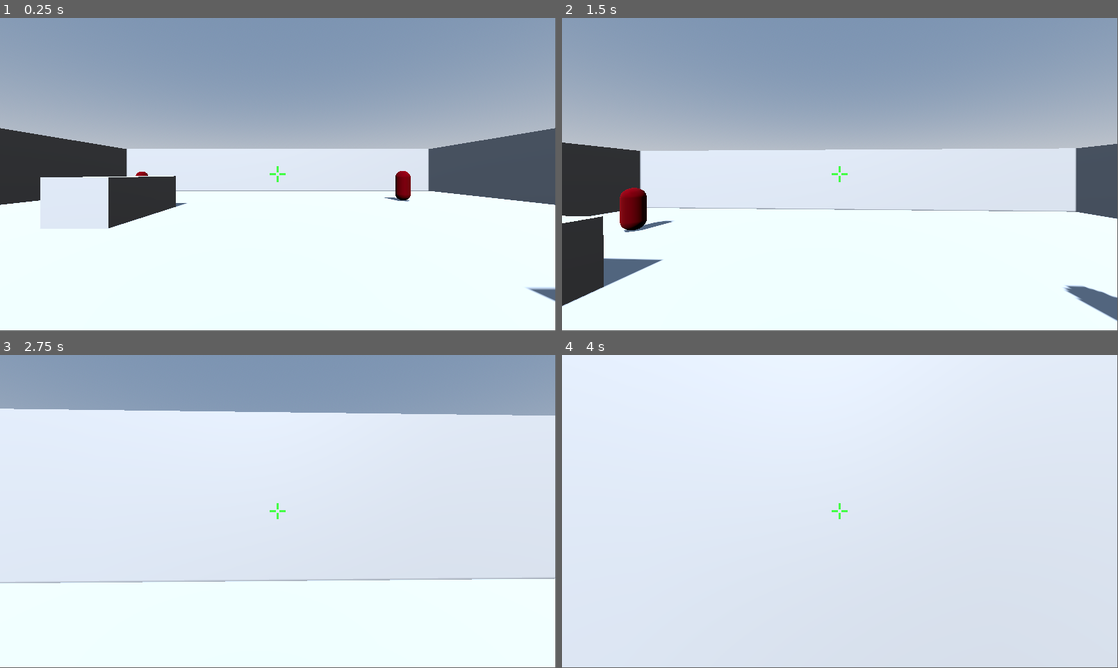
Above: before the commit, frames 1-4 (two rows, left to right).
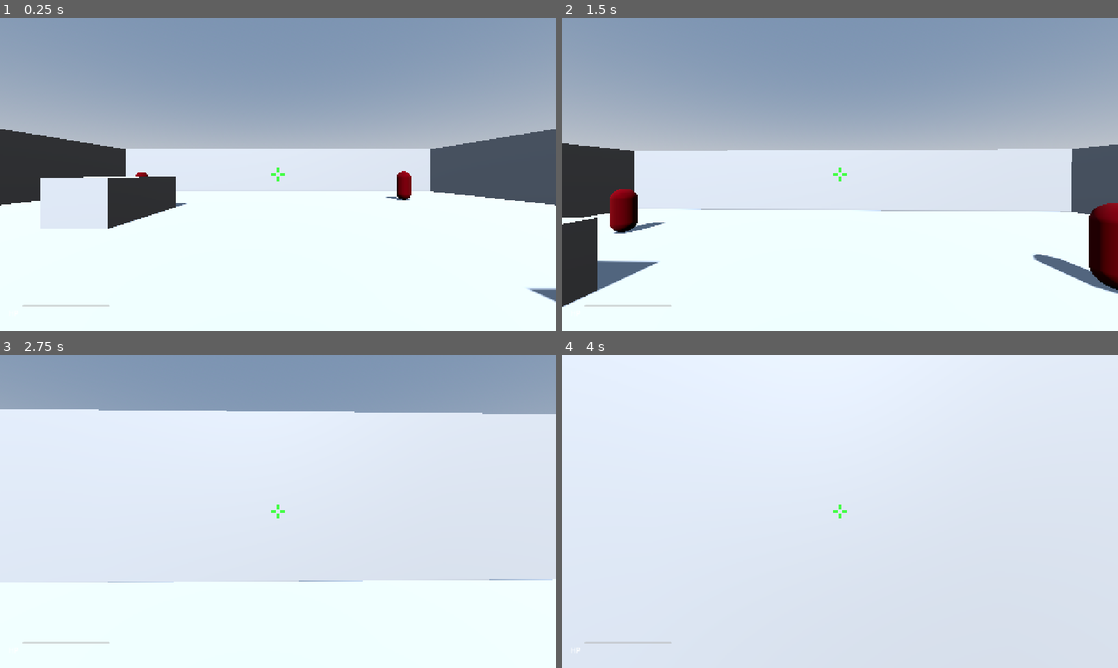
Above: after the commit, the same moments.

Repository: yarlson/hollows
Game: Godot game, scene res://scenes/levels/arena.tscn
Two runs of this game, one before a commit and one after it. Both use one fixed random seed, a clock stepped at 60 frames per second and the inputs below.
Inputs (mouse positions are in pixels of both pictures, inside the frame that each line leads up to):
- Up to frame 1 (0.25 s): no input
- Up to frame 2 (1.5 s): move the mouse to (867, 171) at 0.52 s; press the mouse at (867, 171) at 0.53 s; hold W (move_forward) from 0.53 s (still down); tap Space (jump) at 0.77 s; move the mouse to (812, 174) at 1.27 s; release the mouse at (812, 174) at 1.28 s; click (812, 174) at 1.35 s
- Up to frame 3 (2.75 s): keep holding W (move_forward); tap Space (jump) at 1.52 s; move the mouse to (289, 505) at 2.02 s; press the mouse at (289, 505) at 2.03 s
- Up to frame 4 (4 s): keep holding W (move_forward); move the mouse to (834, 514) at 2.77 s; release the mouse at (834, 514) at 2.78 s; click (834, 514) at 2.85 s; tap Space (jump) at 3.02, 3.77 s; tap Enter at 3.5 s; move the mouse to (878, 514) at 3.52 s; press the mouse at (878, 514) at 3.53 s
In our replay, the window is 799x449 before the commit and 800x450 after it. These sizes can differ from the game's own. Grey fills any space a smaller window leaves; there, only what the larger window draws over its background counts as a difference.

The runs differ from the first frame. In frame 1, 0.7% of the frame differs, in the area x 0-100%, y 0-93%; in frame 2, 4.7%, in the area x 0-100%, y 0-97%; in frame 3, 1.0%; in frame 4, less than 0.1%.

Commit message:
Replace NavigationAgent3D enemy AI with direct-chase distance-based system and add HUD with health bar and game-over UI

Diff:
--- a/project.godot
+++ b/project.godot
@@ -13,6 +13,13 @@
 config/name="FPS Prototype"
 run/main_scene="res://scenes/levels/arena.tscn"
 config/features=PackedStringArray("4.6", "Forward Plus")
+
+[display]
+
+window/size/viewport_width=1280
+window/size/viewport_height=720
+window/stretch/mode="canvas_items"
+window/stretch/aspect="expand"
 
 [input]
 
--- a/scenes/enemies/enemy.gd
+++ b/scenes/enemies/enemy.gd
@@ -7,26 +7,20 @@
 const CHASE_SPEED: float = 4.0
 const ATTACK_DAMAGE: int = 10
 const ATTACK_COOLDOWN: float = 1.0
+const DETECTION_RANGE: float = 15.0
+const ATTACK_RANGE: float = 2.0
 
 var _health: int = 30
 var _state: State = State.IDLE
 var _target: Node3D = null
-var _is_attacking: bool = false
 var _gravity: float = ProjectSettings.get_setting("physics/3d/default_gravity")
 
-@onready var _nav_agent: NavigationAgent3D = $NavigationAgent3D
 @onready var _mesh: MeshInstance3D = $MeshInstance3D
-@onready var _detection_area: Area3D = $DetectionArea
-@onready var _attack_area: Area3D = $AttackArea
-@onready var _nav_timer: Timer = $NavUpdateTimer
+@onready var _attack_timer: Timer = $AttackTimer
 
 
 func _ready() -> void:
-	_detection_area.body_entered.connect(_on_detection_body_entered)
-	_detection_area.body_exited.connect(_on_detection_body_exited)
-	_attack_area.body_entered.connect(_on_attack_body_entered)
-	_attack_area.body_exited.connect(_on_attack_body_exited)
-	_nav_timer.timeout.connect(_on_nav_timer_timeout)
+	_attack_timer.timeout.connect(_on_attack_timer_timeout)
 	_mesh.set_surface_override_material(0, _mesh.get_surface_override_material(0).duplicate())
 
 
@@ -36,6 +30,8 @@
 
 	if not is_on_floor():
 		velocity.y -= _gravity * delta
+
+	_update_target_state()
 
 	match _state:
 		State.IDLE:
@@ -59,35 +55,88 @@
 		_die()
 
 
+func _target_is_alive() -> bool:
+	return is_instance_valid(_target) and _target.collision_layer != 0
+
+
+func _find_player() -> Node3D:
+	for node in get_tree().get_nodes_in_group(&"player"):
+		if node.collision_layer != 0:
+			return node
+	return null
+
+
+func _update_target_state() -> void:
+	# Find player if we don't have a target
+	if not _target_is_alive():
+		if _state != State.IDLE:
+			_attack_timer.stop()
+			_state = State.IDLE
+		_target = _find_player()
+		if _target == null:
+			return
+
+	var dist := _flat_distance_to(_target)
+
+	match _state:
+		State.IDLE:
+			if dist < DETECTION_RANGE:
+				_state = State.CHASE
+		State.CHASE:
+			if dist < ATTACK_RANGE:
+				_state = State.ATTACK
+				_do_attack()
+				_attack_timer.start(ATTACK_COOLDOWN)
+			elif dist > DETECTION_RANGE:
+				_target = null
+				_state = State.IDLE
+		State.ATTACK:
+			if dist > ATTACK_RANGE * 1.5:
+				_attack_timer.stop()
+				_state = State.CHASE
+
+
 func _chase() -> void:
-	if not is_instance_valid(_target):
+	var direction := _flat_direction_to(_target)
+	if direction.length_squared() > 0.01:
+		velocity.x = direction.x * CHASE_SPEED
+		velocity.z = direction.z * CHASE_SPEED
+		look_at(
+			Vector3(_target.global_position.x, global_position.y, _target.global_position.z),
+			Vector3.UP,
+		)
+
+
+func _flat_distance_to(target: Node3D) -> float:
+	var a := Vector2(global_position.x, global_position.z)
+	var b := Vector2(target.global_position.x, target.global_position.z)
+	return a.distance_to(b)
+
+
+func _flat_direction_to(target: Node3D) -> Vector3:
+	return (
+		Vector3(
+			target.global_position.x - global_position.x,
+			0.0,
+			target.global_position.z - global_position.z,
+		)
+		. normalized()
+	)
+
+
+func _do_attack() -> void:
+	if not _target_is_alive():
+		_attack_timer.stop()
+		_target = null
 		_state = State.IDLE
 		return
-	if _nav_agent.is_navigation_finished():
-		return
-	var next_pos := _nav_agent.get_next_path_position()
-	var direction := (next_pos - global_position).normalized()
-	velocity.x = direction.x * CHASE_SPEED
-	velocity.z = direction.z * CHASE_SPEED
-	var look_target := Vector3(
-		_target.global_position.x, global_position.y, _target.global_position.z
-	)
-	if global_position.distance_squared_to(look_target) > 0.01:
-		look_at(look_target, Vector3.UP)
+	if _target.has_method(&"take_damage"):
+		_target.take_damage(ATTACK_DAMAGE)
 
 
-func _attack_loop() -> void:
-	if _is_attacking:
-		return
-	_is_attacking = true
-	while _state == State.ATTACK and is_instance_valid(self):
-		if not is_instance_valid(_target) or _target.collision_layer == 0:
-			_state = State.IDLE
-			break
-		if _target.has_method(&"take_damage"):
-			_target.take_damage(ATTACK_DAMAGE)
-		await get_tree().create_timer(ATTACK_COOLDOWN).timeout
-	_is_attacking = false
+func _on_attack_timer_timeout() -> void:
+	if _state == State.ATTACK:
+		_do_attack()
 
 
 func _flash_hit() -> void:
@@ -100,37 +149,6 @@
 
 func _die() -> void:
 	_state = State.DEAD
+	_attack_timer.stop()
 	died.emit()
 	queue_free()
-
-
-func _on_detection_body_entered(body: Node3D) -> void:
-	if _state == State.IDLE:
-		_target = body
-		_state = State.CHASE
-		_nav_agent.target_position = _target.global_position
-
-
-func _on_detection_body_exited(body: Node3D) -> void:
-	if body == _target and _state in [State.CHASE, State.ATTACK]:
-		_target = null
-		_state = State.IDLE
-
-
-func _on_attack_body_entered(body: Node3D) -> void:
-	if body == _target and _state == State.CHASE:
-		_state = State.ATTACK
-		_attack_loop()
-
-
-func _on_attack_body_exited(body: Node3D) -> void:
-	if body == _target and _state == State.ATTACK:
-		if is_instance_valid(_target):
-			_state = State.CHASE
-		else:
-			_state = State.IDLE
-
-
-func _on_nav_timer_timeout() -> void:
-	if _state == State.CHASE and is_instance_valid(_target):
-		_nav_agent.target_position = _target.global_position
--- a/scenes/enemies/enemy.tscn
+++ b/scenes/enemies/enemy.tscn
@@ -13,13 +13,7 @@
 [sub_resource type="StandardMaterial3D" id="StandardMaterial3D_1"]
 albedo_color = Color(0.4, 0.0, 0.0, 1)
 
-[sub_resource type="SphereShape3D" id="SphereShape3D_detect"]
-radius = 15.0
-
-[sub_resource type="SphereShape3D" id="SphereShape3D_attack"]
-radius = 2.0
-
-[node name="Enemy" type="CharacterBody3D" groups=["enemies"]]
+[node name="Enemy" type="CharacterBody3D"]
 collision_layer = 4
 collision_mask = 7
 script = ExtResource("1_script")
@@ -33,24 +27,5 @@
 mesh = SubResource("CapsuleMesh_1")
 surface_material_override/0 = SubResource("StandardMaterial3D_1")
 
-[node name="NavigationAgent3D" type="NavigationAgent3D" parent="."]
-path_desired_distance = 0.5
-target_desired_distance = 1.5
-
-[node name="DetectionArea" type="Area3D" parent="."]
-collision_layer = 0
-collision_mask = 2
-
-[node name="CollisionShape3D" type="CollisionShape3D" parent="DetectionArea"]
-shape = SubResource("SphereShape3D_detect")
-
-[node name="AttackArea" type="Area3D" parent="."]
-collision_layer = 0
-collision_mask = 2
-
-[node name="CollisionShape3D" type="CollisionShape3D" parent="AttackArea"]
-shape = SubResource("SphereShape3D_attack")
-
-[node name="NavUpdateTimer" type="Timer" parent="."]
-wait_time = 0.25
-autostart = true
+[node name="AttackTimer" type="Timer" parent="."]
+wait_time = 1.0
--- a/scenes/levels/arena.gd
+++ b/scenes/levels/arena.gd
@@ -1,10 +1,15 @@
 extends Node3D
 
-@onready var _nav_region: NavigationRegion3D = $NavigationRegion3D
+@onready var _player: CharacterBody3D = $Player
+@onready var _hud: CanvasLayer = $HUD
 
 
 func _ready() -> void:
-	# CSG shapes need several frames to generate mesh/collision data
-	for i in 3:
-		await get_tree().physics_frame
-	_nav_region.bake_navigation_mesh()
+	_player.health_changed.connect(_hud.update_health)
+	_player.died.connect(_hud.show_game_over)
+	_hud.restart_requested.connect(_on_restart)
+	_player.add_to_group(&"player")
+
+
+func _on_restart() -> void:
+	get_tree().change_scene_to_file.call_deferred("res://scenes/levels/arena.tscn")
--- a/scenes/levels/arena.tscn
+++ b/scenes/levels/arena.tscn
@@ -1,8 +1,9 @@
-[gd_scene load_steps=8 format=3]
+[gd_scene load_steps=7 format=3]
 
 [ext_resource type="Script" path="res://scenes/levels/arena.gd" id="0_script"]
 [ext_resource type="PackedScene" path="res://scenes/player/player.tscn" id="1_player"]
 [ext_resource type="PackedScene" path="res://scenes/enemies/enemy.tscn" id="2_enemy"]
+[ext_resource type="PackedScene" path="res://scenes/ui/hud.tscn" id="3_hud"]
 
 [sub_resource type="ProceduralSkyMaterial" id="ProceduralSkyMaterial_1"]
 
@@ -16,10 +17,6 @@
 ambient_light_energy = 0.5
 tonemap_mode = 3
 
-[sub_resource type="NavigationMesh" id="NavigationMesh_1"]
-geometry_parsed_geometry_type = 2
-geometry_source_geometry_mode = 0
-
 [node name="Arena" type="Node3D"]
 script = ExtResource("0_script")
 
@@ -30,59 +27,56 @@
 [node name="WorldEnvironment" type="WorldEnvironment" parent="."]
 environment = SubResource("Environment_1")
 
-[node name="NavigationRegion3D" type="NavigationRegion3D" parent="."]
-navigation_mesh = SubResource("NavigationMesh_1")
-
-[node name="Floor" type="CSGBox3D" parent="NavigationRegion3D"]
+[node name="Floor" type="CSGBox3D" parent="."]
 transform = Transform3D(1, 0, 0, 0, 1, 0, 0, 0, 1, 0, -0.5, 0)
 use_collision = true
 collision_layer = 1
 collision_mask = 0
 size = Vector3(30, 1, 30)
 
-[node name="WallNorth" type="CSGBox3D" parent="NavigationRegion3D"]
+[node name="WallNorth" type="CSGBox3D" parent="."]
 transform = Transform3D(1, 0, 0, 0, 1, 0, 0, 0, 1, 0, 2, -15)
 use_collision = true
 collision_layer = 1
 collision_mask = 0
 size = Vector3(30, 4, 1)
 
-[node name="WallSouth" type="CSGBox3D" parent="NavigationRegion3D"]
+[node name="WallSouth" type="CSGBox3D" parent="."]
 transform = Transform3D(1, 0, 0, 0, 1, 0, 0, 0, 1, 0, 2, 15)
 use_collision = true
 collision_layer = 1
 collision_mask = 0
 size = Vector3(30, 4, 1)
 
-[node name="WallEast" type="CSGBox3D" parent="NavigationRegion3D"]
+[node name="WallEast" type="CSGBox3D" parent="."]
 transform = Transform3D(1, 0, 0, 0, 1, 0, 0, 0, 1, 15, 2, 0)
 use_collision = true
 collision_layer = 1
 collision_mask = 0
 size = Vector3(1, 4, 30)
 
-[node name="WallWest" type="CSGBox3D" parent="NavigationRegion3D"]
+[node name="WallWest" type="CSGBox3D" parent="."]
 transform = Transform3D(1, 0, 0, 0, 1, 0, 0, 0, 1, -15, 2, 0)
 use_collision = true
 collision_layer = 1
 collision_mask = 0
 size = Vector3(1, 4, 30)
 
-[node name="Obstacle1" type="CSGBox3D" parent="NavigationRegion3D"]
+[node name="Obstacle1" type="CSGBox3D" parent="."]
 transform = Transform3D(1, 0, 0, 0, 1, 0, 0, 0, 1, 5, 0.75, 5)
 use_collision = true
 collision_layer = 1
 collision_mask = 0
 size = Vector3(3, 1.5, 3)
 
-[node name="Obstacle2" type="CSGBox3D" parent="NavigationRegion3D"]
+[node name="Obstacle2" type="CSGBox3D" parent="."]
 transform = Transform3D(1, 0, 0, 0, 1, 0, 0, 0, 1, -6, 0.75, -3)
 use_collision = true
 collision_layer = 1
 collision_mask = 0
 size = Vector3(2, 1.5, 4)
 
-[node name="Obstacle3" type="CSGBox3D" parent="NavigationRegion3D"]
+[node name="Obstacle3" type="CSGBox3D" parent="."]
 transform = Transform3D(1, 0, 0, 0, 1, 0, 0, 0, 1, -3, 0.75, 8)
 use_collision = true
 collision_layer = 1
@@ -100,3 +94,5 @@
 
 [node name="Enemy3" parent="." instance=ExtResource("2_enemy")]
 transform = Transform3D(1, 0, 0, 0, 1, 0, 0, 0, 1, 8, 0, -8)
+
+[node name="HUD" parent="." instance=ExtResource("3_hud")]
--- a/scenes/player/player.gd
+++ b/scenes/player/player.gd
@@ -18,13 +18,13 @@
 var _mouse_captured: bool = true
 
 @onready var _head: Node3D = $Head
-@onready var _camera: Camera3D = $Head/Camera3D
 @onready var _raycast: RayCast3D = $Head/Camera3D/RayCast3D
 
 
 func _ready() -> void:
 	Input.mouse_mode = Input.MOUSE_MODE_CAPTURED
 	_raycast.enabled = true
+	health_changed.emit(_health, _max_health)
 
 
 func _notification(what: int) -> void:
--- a/scenes/player/player.tscn
+++ b/scenes/player/player.tscn
@@ -24,43 +24,3 @@
 enabled = false
 target_position = Vector3(0, 0, -50)
 collision_mask = 5
-
-[node name="Crosshair" type="Control" parent="."]
-anchors_preset = 8
-anchor_left = 0.5
-anchor_top = 0.5
-anchor_right = 0.5
-anchor_bottom = 0.5
-offset_left = -16.0
-offset_top = -16.0
-offset_right = 16.0
-offset_bottom = 16.0
-grow_horizontal = 2
-grow_vertical = 2
-mouse_filter = 2
-
-[node name="Top" type="ColorRect" parent="Crosshair"]
-offset_left = 14.0
-offset_right = 18.0
-offset_bottom = 12.0
-color = Color(0.2, 1, 0.2, 0.9)
-
-[node name="Bottom" type="ColorRect" parent="Crosshair"]
-offset_left = 14.0
-offset_top = 20.0
-offset_right = 18.0
-offset_bottom = 32.0
-color = Color(0.2, 1, 0.2, 0.9)
-
-[node name="Left" type="ColorRect" parent="Crosshair"]
-offset_top = 14.0
-offset_right = 12.0
-offset_bottom = 18.0
-color = Color(0.2, 1, 0.2, 0.9)
-
-[node name="Right" type="ColorRect" parent="Crosshair"]
-offset_left = 20.0
-offset_top = 14.0
-offset_right = 32.0
-offset_bottom = 18.0
-color = Color(0.2, 1, 0.2, 0.9)
--- /dev/null
+++ b/scenes/ui/hud.gd
@@ -0,0 +1,25 @@
+extends CanvasLayer
+
+signal restart_requested
+
+@onready var _health_bar: ProgressBar = $HealthContainer/HBox/HealthBar
+@onready var _game_over_panel: PanelContainer = $GameOverPanel
+@onready var _restart_button: Button = $GameOverPanel/VBox/RestartButton
+
+
+func _ready() -> void:
+	_restart_button.pressed.connect(_on_restart_pressed)
+	_game_over_panel.visible = false
+
+
+func update_health(new_health: int, max_health: int) -> void:
+	_health_bar.max_value = max_health
+	_health_bar.value = new_health
+
+
+func show_game_over() -> void:
+	_game_over_panel.visible = true
+
+
+func _on_restart_pressed() -> void:
+	restart_requested.emit()
--- /dev/null
+++ b/scenes/ui/hud.tscn
@@ -0,0 +1,100 @@
+[gd_scene load_steps=2 format=3]
+
+[ext_resource type="Script" path="res://scenes/ui/hud.gd" id="1_script"]
+
+[node name="HUD" type="CanvasLayer"]
+script = ExtResource("1_script")
+
+[node name="Crosshair" type="Control" parent="."]
+anchors_preset = 8
+anchor_left = 0.5
+anchor_top = 0.5
+anchor_right = 0.5
+anchor_bottom = 0.5
+offset_left = -16.0
+offset_top = -16.0
+offset_right = 16.0
+offset_bottom = 16.0
+grow_horizontal = 2
+grow_vertical = 2
+mouse_filter = 2
+
+[node name="Top" type="ColorRect" parent="Crosshair"]
+offset_left = 14.0
+offset_right = 18.0
+offset_bottom = 12.0
+color = Color(0.2, 1, 0.2, 0.9)
+
+[node name="Bottom" type="ColorRect" parent="Crosshair"]
+offset_left = 14.0
+offset_top = 20.0
+offset_right = 18.0
+offset_bottom = 32.0
+color = Color(0.2, 1, 0.2, 0.9)
+
+[node name="Left" type="ColorRect" parent="Crosshair"]
+offset_top = 14.0
+offset_right = 12.0
+offset_bottom = 18.0
+color = Color(0.2, 1, 0.2, 0.9)
+
+[node name="Right" type="ColorRect" parent="Crosshair"]
+offset_left = 20.0
+offset_top = 14.0
+offset_right = 32.0
+offset_bottom = 18.0
+color = Color(0.2, 1, 0.2, 0.9)
+
+[node name="HealthContainer" type="MarginContainer" parent="."]
+anchors_preset = 12
+anchor_top = 1.0
+anchor_right = 1.0
+anchor_bottom = 1.0
+offset_top = -60.0
+grow_horizontal = 2
+grow_vertical = 0
+mouse_filter = 2
+theme_override_constants/margin_left = 20
+theme_override_constants/margin_bottom = 20
+
+[node name="HBox" type="HBoxContainer" parent="HealthContainer"]
+layout_mode = 2
+theme_override_constants/separation = 10
+
+[node name="Label" type="Label" parent="HealthContainer/HBox"]
+layout_mode = 2
+text = "HP"
+
+[node name="HealthBar" type="ProgressBar" parent="HealthContainer/HBox"]
+layout_mode = 2
+custom_minimum_size = Vector2(200, 0)
+max_value = 100.0
+value = 100.0
+show_percentage = false
+
+[node name="GameOverPanel" type="PanelContainer" parent="."]
+visible = false
+anchors_preset = 8
+anchor_left = 0.5
+anchor_top = 0.5
+anchor_right = 0.5
+anchor_bottom = 0.5
+offset_left = -120.0
+offset_top = -60.0
+offset_right = 120.0
+offset_bottom = 60.0
+grow_horizontal = 2
+grow_vertical = 2
+
+[node name="VBox" type="VBoxContainer" parent="GameOverPanel"]
+layout_mode = 2
+alignment = 1
+
+[node name="GameOverLabel" type="Label" parent="GameOverPanel/VBox"]
+layout_mode = 2
+text = "GAME OVER"
+horizontal_alignment = 1
+
+[node name="RestartButton" type="Button" parent="GameOverPanel/VBox"]
+layout_mode = 2
+text = "Restart"
Not shown: 1 places in scenes/enemies/enemy.tscn that only renumber resources
Not shown, changed: docs/context/practices.md
Not shown, changed: docs/context/summary.md
Not shown, changed: docs/context/terminology.md
